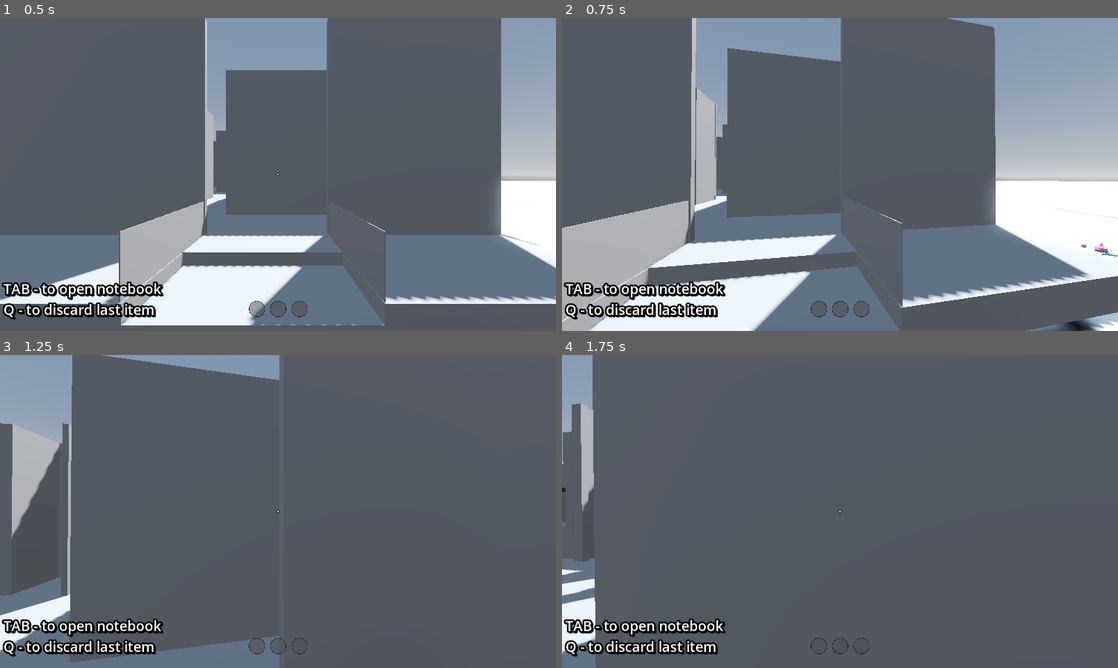
Above: before the commit, frames 1-4 (two rows, left to right).
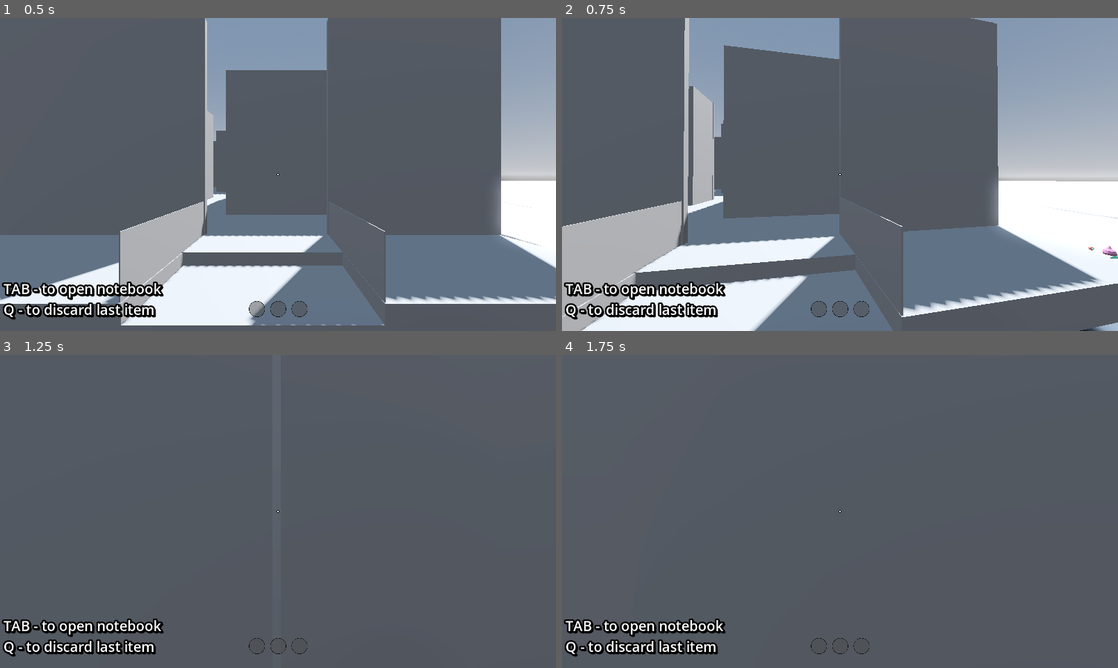
Above: after the commit, the same moments.

Repository: GrandmaLucas/GrandmasSoup
Game: Godot game, scene res://scenes/ruff_map_layout.tscn
The game is run twice, just before and just after one commit, with the same random seed, the same clock (stepped at 60 frames per second) and the same inputs.
Inputs (mouse positions are in pixels of both pictures, inside the frame that each line leads up to):
- Up to frame 1 (0.5 s): no input
- Up to frame 2 (0.75 s): move the mouse to (867, 174) at 0.52 s; hold W (move_forward) from 0.53 s (still down); hold Shift (sprint) from 0.53 s (still down)
- Up to frame 3 (1.25 s): keep holding W (move_forward); keep holding Shift (sprint); tap Space (jump) at 0.77 s
- Up to frame 4 (1.75 s): keep holding W (move_forward); move the mouse to (812, 511) at 1.27 s; release Shift (sprint) at 1.28 s; tap Q (drop) at 1.35 s; tap Space (jump) at 1.52 s; tap Shift (sprint) at 1.55 s

Frame 1 is identical in both runs. In frame 2, 6.6% of the frame differs, in the area x 0-100%, y 0-100%; in frame 3, 11%, in the area x 0-51%, y 0-100%; in frame 4, 3.4%.

Commit message:
Add sprint and tweak velocity (bound to change)

Diff:
--- a/scripts/gs_player.gd
+++ b/scripts/gs_player.gd
@@ -4,6 +4,7 @@
 @export var JUMP_VELOCITY = 4.5
 @export var MOUSE_SENSITIVITY = 0.003
 @export var GRAVITY = 9.8
+@export var SPRINT_SPEED = 6.5
 
 @onready var head: Node3D = $Head
 @onready var camera: Camera3D = $Head/Camera3D
@@ -34,9 +35,13 @@
 	var input_dir = Input.get_vector("move_left", "move_right", "move_forward", "move_backward")
 	var direction = (head.transform.basis * Vector3(input_dir.x, 0, input_dir.y)).normalized()
 
-	var ACCELERATION = 20.0  # Acceleration rate
+	var ACCELERATION = 25.0  # Acceleration rate
 	var DECELERATION = 15.0  # Deceleration rate
-	var SPEED = 5.0          # Maximum speed
+	var SPEED = 5.0          # Normal speed
+
+	# Check if sprint action is pressed
+	if Input.is_action_pressed("sprint"):
+		SPEED = SPRINT_SPEED  # Use sprint speed
 
 	var target_velocity = Vector3.ZERO
 
